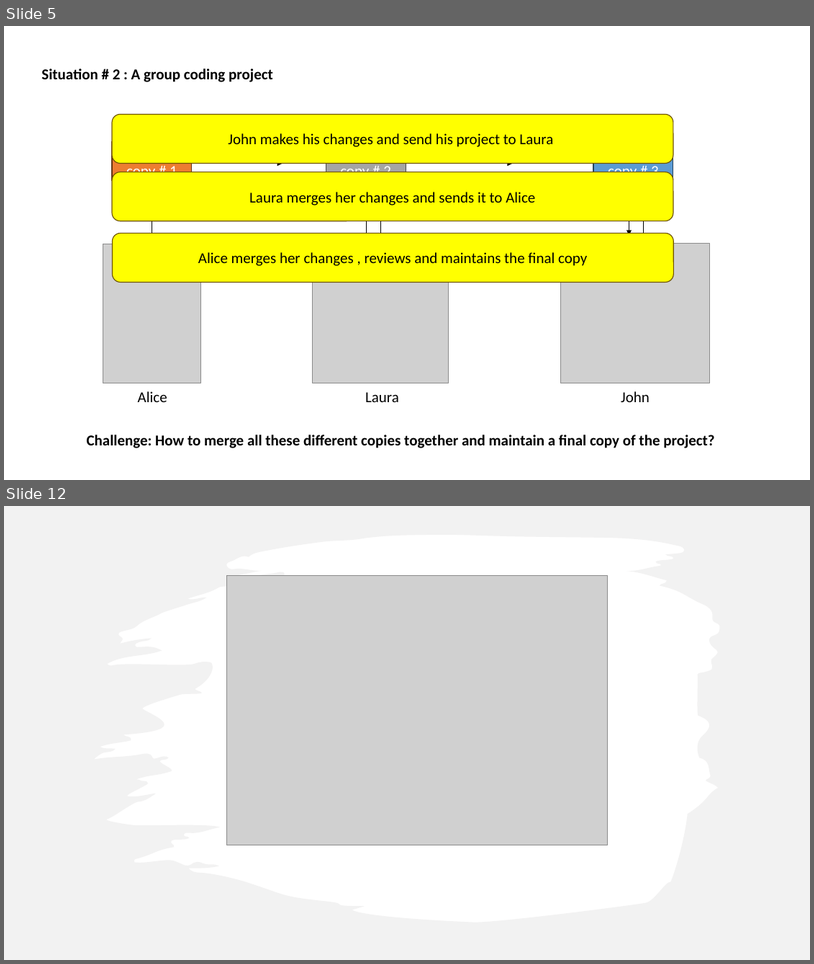
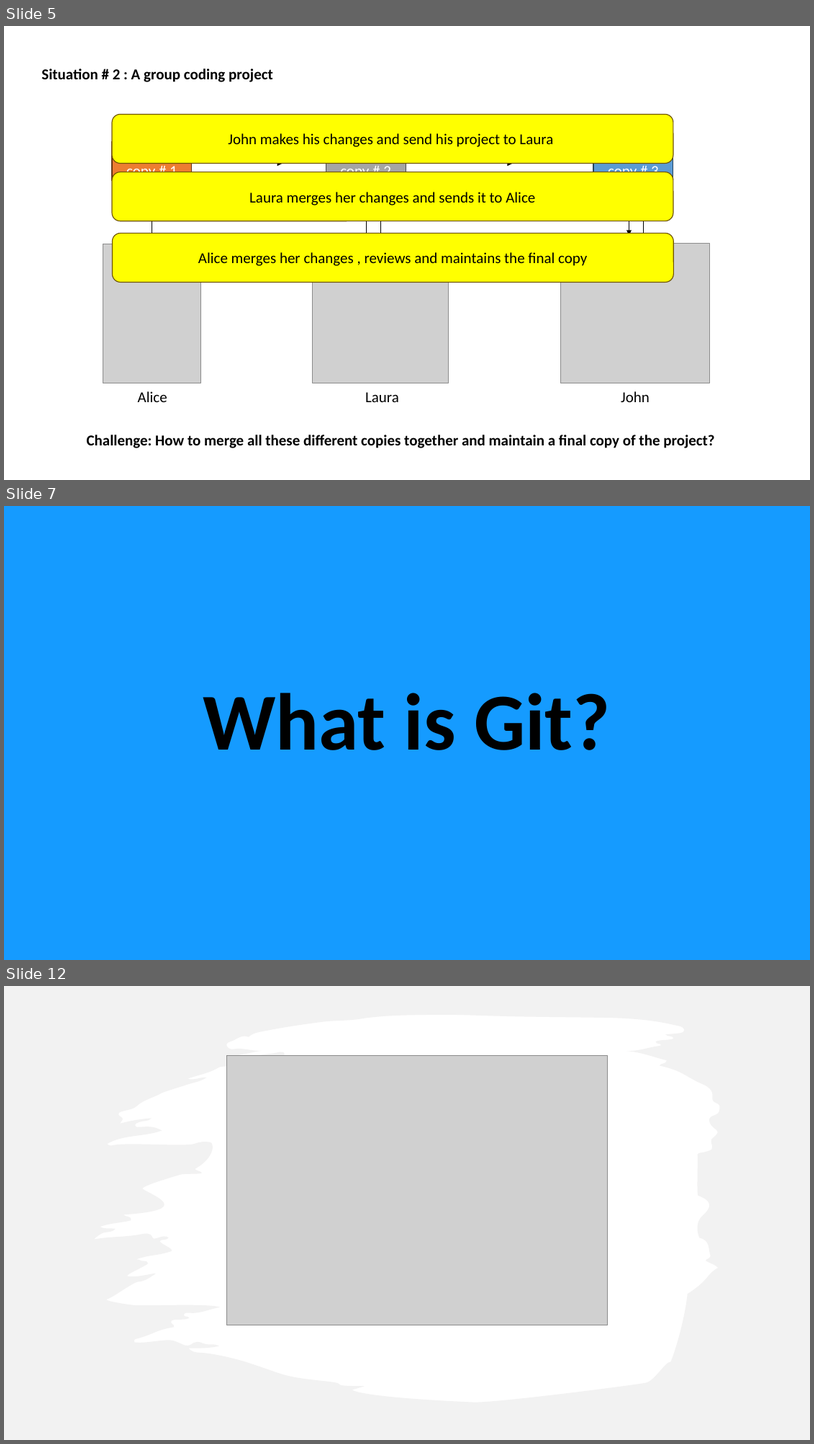
Before and after one commit to leilaicruz/Git4TUmembers_lesson, a slide deck: Git-intro-lesson(day 1).pptx. Shown one above the other, each under a label of ours: slides 5 and 12 before the commit, slides 5, 7 and 12 after it; the slides between them are not shown. The pictures are 814x964 and 814x1444 pixels, drawn with LibreOffice and Linux fonts; fonts in the diff are those of the drawing; grey boxes stand for pictures. Boxes give left, top, right and bottom in pixels: in the first picture for what was removed or moved away, otherwise in the second. Text is boxed around its words. In the diff, an @@ line names an element or a change of style, - is before the commit and + after.

```diff
--- a/Git-intro-lesson(day 1).pptx
+++ b/Git-intro-lesson(day 1).pptx
@@ slide 7 added at [4,506,810,960], background #159BFF @@
@@ text added at [203,692,610,750], 96 pt, text #000000, bold @@
+What is Git?
```
Also in this commit, not shown: 6 slides changed, 4 other slides added, 3 slides removed, 5 other files.
